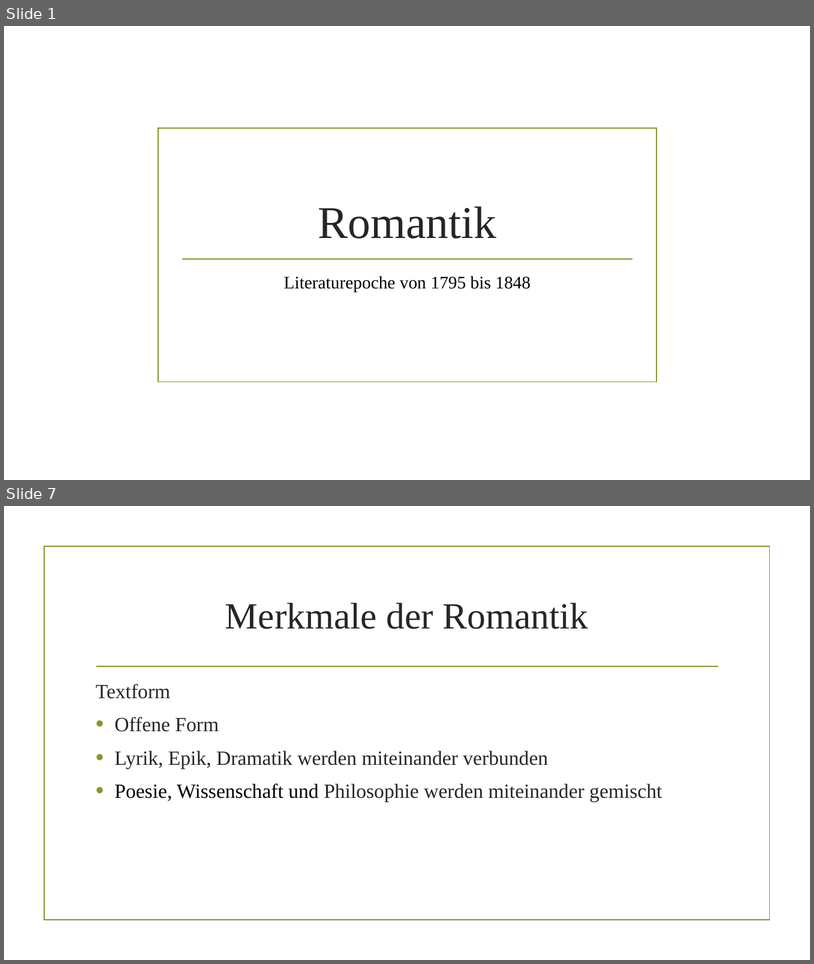
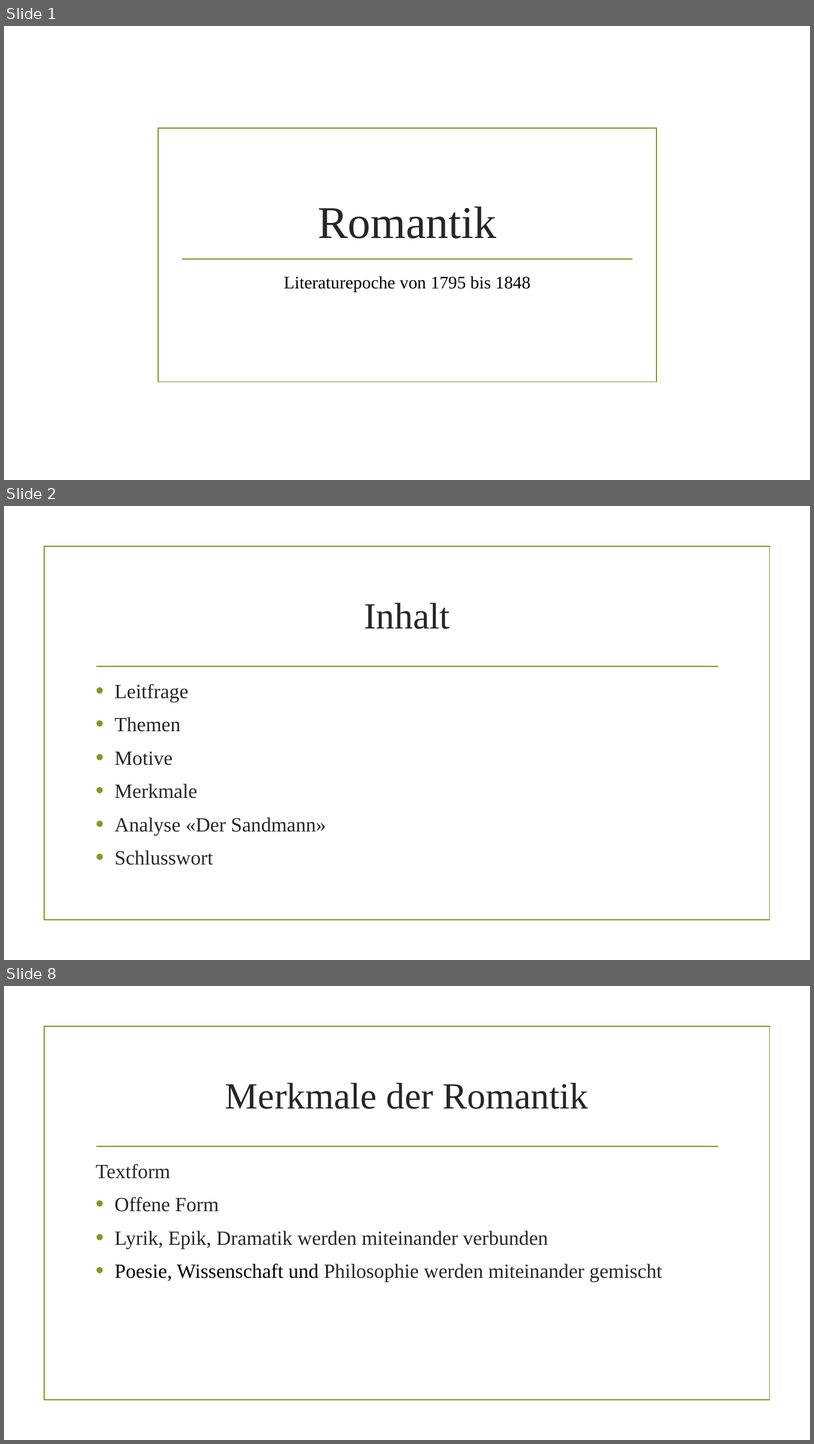
Before and after one commit to AkazeX/Schule, a slide deck: BM/Deutsch/Romantik/Romantik.pptx. Shown one above the other, each under a label of ours: slides 1 and 7 before the commit, slides 1, 2 and 8 after it; the slides between them are not shown. The pictures are 814x964 and 814x1444 pixels, drawn with LibreOffice and Linux fonts; fonts in the diff are those of the drawing; background and template pictures are left out. Boxes give left, top, right and bottom in pixels: in the first picture for what was removed or moved away, otherwise in the second. Text is boxed around its words. In the diff, an @@ line names an element or a change of style, - is before the commit and + after.

```diff
--- a/BM/Deutsch/Romantik/Romantik.pptx
+++ b/BM/Deutsch/Romantik/Romantik.pptx
@@ slide 2 added at (4,506,810,960), background picture (left out); not listed: 2 template elements that a slide beside it also shows @@
@@ title added at (364,603,450,629), 44 pt, text #262626 @@
+Inhalt
@@ text added at (114,684,326,865), 24 pt, text #262626 @@
+• Leitfrage
+• Themen
+• Motive
+• Merkmale
+• Analyse «Der Sandmann»
+• Schlusswort
@@ what was slide 7 is now slide 8 @@
```
Also in this commit, not shown: 7 slides changed, 1 other slide added, 1 slide removed, 3 other files.
